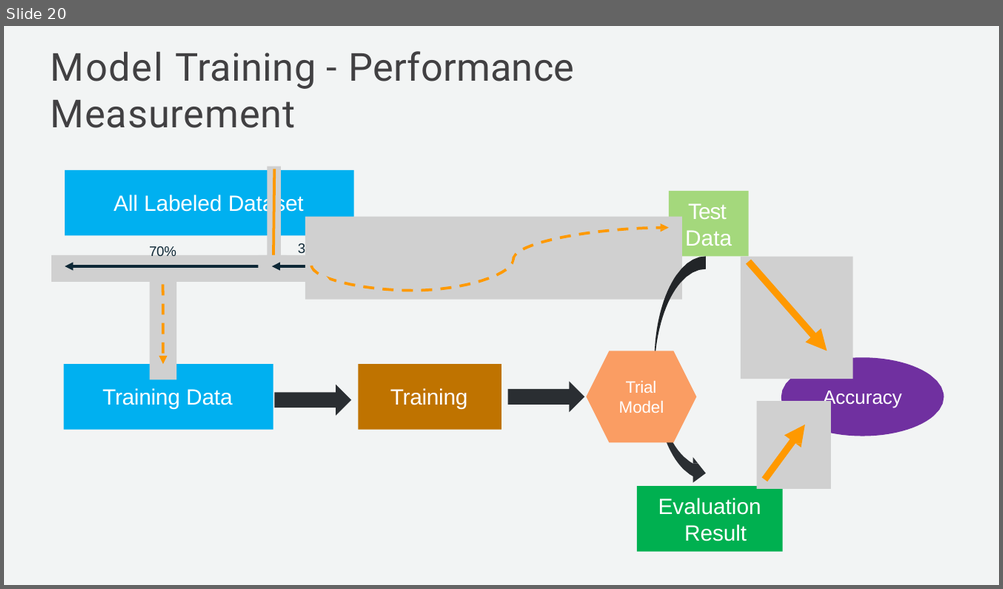
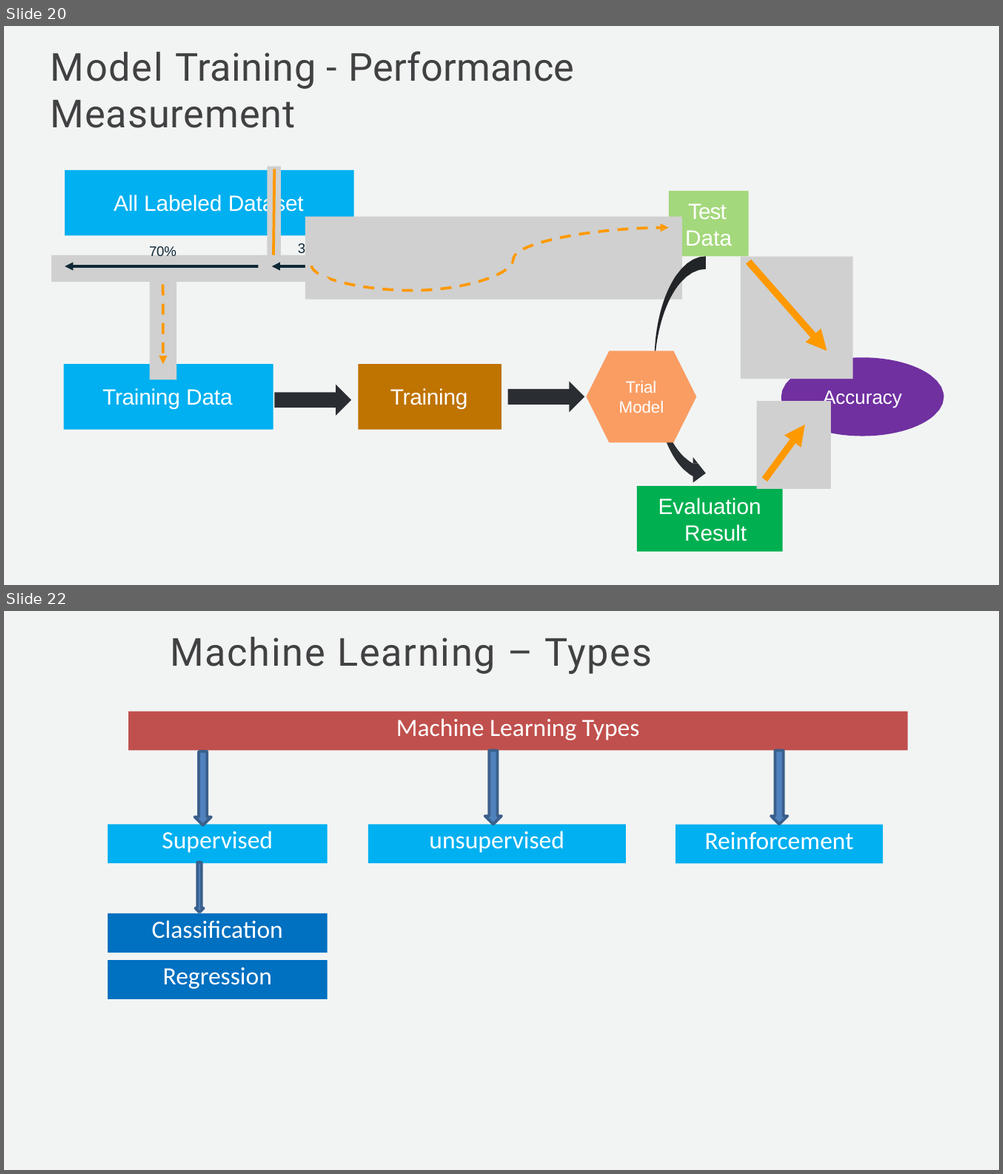
Before and after one commit to Subikash/Deep-Training, a slide deck: Machine Learning & Deep Learning.pptx. Shown one above the other, each under a label of ours: slide 20 before the commit, slides 20 and 22 after it; the slides between them are not shown. The pictures are 1003x589 and 1003x1174 pixels, drawn with LibreOffice and Linux fonts; fonts in the diff are those of the drawing; grey boxes stand for pictures. Boxes give left, top, right and bottom in pixels: in the first picture for what was removed or moved away, otherwise in the second. Text is boxed around its words. In the diff, an @@ line names an element or a change of style, - is before the commit and + after.

```diff
--- a/Machine Learning & Deep Learning.pptx
+++ b/Machine Learning & Deep Learning.pptx
@@ slide 22 added at [4,611,999,1170], background #FFFFFF; not listed: 1 template element that a slide beside it also shows @@
@@ title added at [170,637,652,674], 28 pt, text #414042 @@
+Machine Learning – Types
@@ freeform shape added at [128,712,907,750], fill #C0504D, 18 pt, text #FFFFFF @@
+Machine Learning Types
@@ down arrow added at [195,752,212,825], fill #4F81BD, outline #3A5F8C 2 pt @@
@@ down arrow added at [484,750,501,824], fill #4F81BD, outline #3A5F8C 2 pt @@
@@ down arrow added at [771,750,788,824], fill #4F81BD, outline #3A5F8C 2 pt @@
@@ freeform shape added at [108,825,327,863], fill #00B0F0, 18 pt, text #FFFFFF @@
+Supervised
@@ freeform shape added at [368,825,626,863], fill #00B0F0, 18 pt, text #FFFFFF @@
+unsupervised
@@ freeform shape added at [675,825,882,863], fill #00B0F0, 18 pt, text #FFFFFF @@
+Reinforcement
@@ down arrow added at [195,863,203,912], fill #4F81BD, outline #3A5F8C 2 pt @@
@@ freeform shape added at [108,914,327,952], fill #0070C0, 18 pt, text #FFFFFF @@
+Classification
@@ freeform shape added at [108,960,327,999], fill #0070C0, 18 pt, text #FFFFFF @@
+Regression
```
Also in this commit, not shown: 1 slide changed, 11 other slides added, 3 slides removed.
